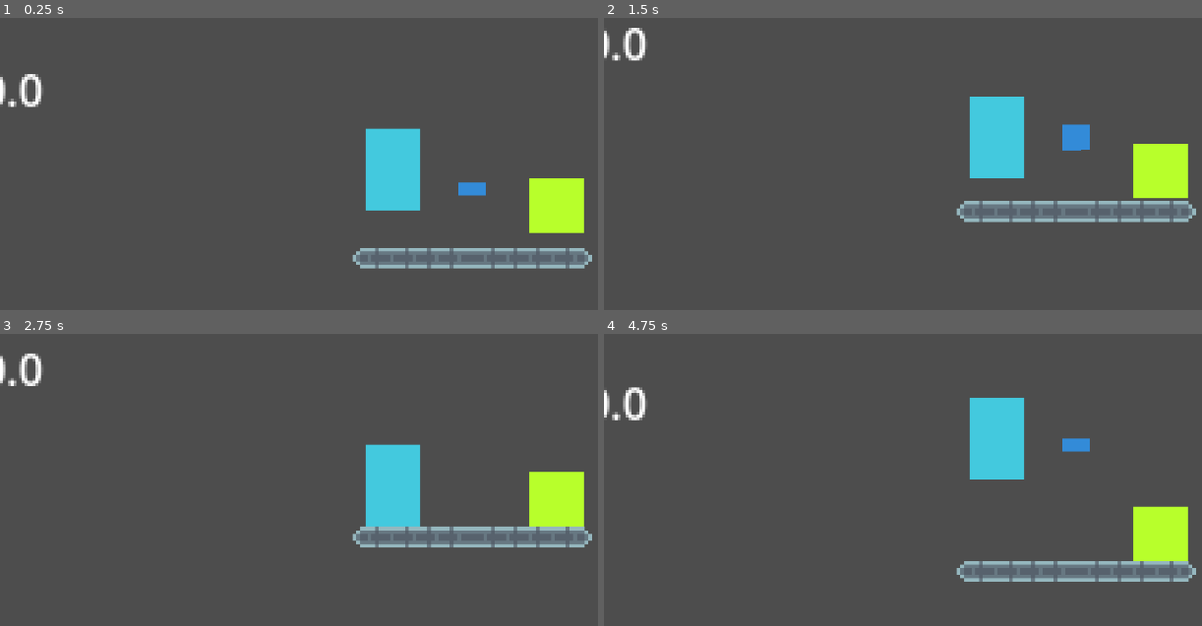
Above: before the commit, frames 1-4 (two rows, left to right).
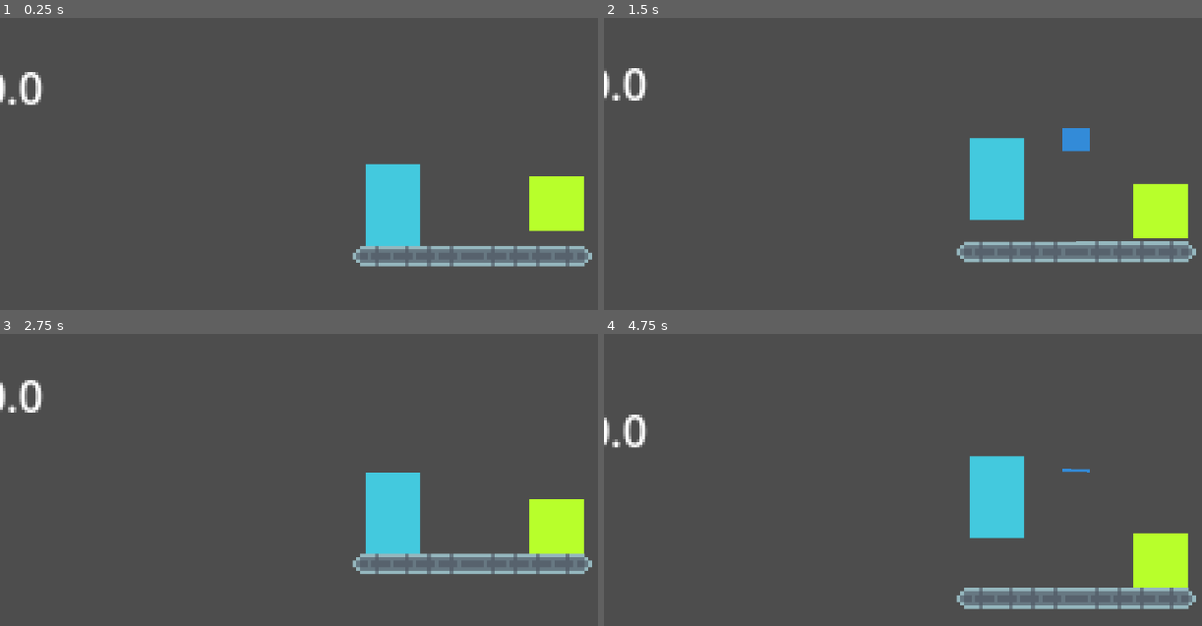
Above: after the commit, the same moments.

Repository: HercMakesThings/godot_platformer_study
Game: Godot game, scene res://scenes/game.tscn
Same seed, same stepped clock (60 frames per second), same inputs: the game is played once before the commit and once after it.
Inputs (mouse positions are in pixels of both pictures, inside the frame that each line leads up to):
- Up to frame 1 (0.25 s): no input
- Up to frame 2 (1.5 s): move the mouse to (1172, 79) at 0.52 s; press the mouse at (1172, 79) at 0.53 s; hold D (run_right_test) from 0.53 s (still down); tap W (up_input_test) at 0.77 s; move the mouse to (837, 123) at 1.27 s; release the mouse at (837, 123) at 1.28 s; tap Space (btn_3) at 1.35 s
- Up to frame 3 (2.75 s): tap W (up_input_test) at 1.52 s; move the mouse to (outside the picture) at 2.02 s; release D (run_right_test) at 2.03 s; press the mouse at (outside the picture) at 2.03 s; hold A (run_left_test) from 2.03 s (still down)
- Up to frame 4 (4.75 s): move the mouse to (956, 503) at 2.77 s; release A (run_left_test) at 2.78 s; release the mouse at (956, 503) at 2.78 s; hold D (run_right_test) 2.78-4.28 s; tap Space (btn_3) at 2.85, 4.35 s; tap W (up_input_test) at 3.02, 3.77, 4.52 s; move the mouse to (outside the picture) at 3.52 s; press the mouse at (outside the picture) at 3.53 s; move the mouse to (759, 348) at 4.27 s; release the mouse at (759, 348) at 4.28 s; hold A (run_left_test) from 4.28 s (still down)

The runs differ from the first frame. In frame 1, 3.9% of the frame differs, in the area x 0-100%, y 18-86%; in frame 2, 10%; in frame 3, 8.4%; in frame 4, 11%, in the area x 0-100%, y 18-95%.

Commit message:
updates to new player controller including crouch and platform fallthrough

Diff:
--- a/scenes/crawler_enemy.tscn
+++ b/scenes/crawler_enemy.tscn
@@ -2,7 +2,7 @@
 
 [ext_resource type="Script" uid="uid://djsso6yvcm66h" path="res://scripts/crawler_enemy.gd" id="1_avvfv"]
 [ext_resource type="PackedScene" uid="uid://b58d3k3tt4jsm" path="res://scenes/hurtbox.tscn" id="1_umd2w"]
-[ext_resource type="Script" uid="uid://b8k7fqf1utbjk" path="res://scenes/crawler_fsm_lite.gd" id="3_y4yga"]
+[ext_resource type="Script" uid="uid://b8k7fqf1utbjk" path="res://scripts/crawler_fsm_lite.gd" id="3_y4yga"]
 [ext_resource type="PackedScene" uid="uid://cljnxyafc2rqu" path="res://scenes/hitbox_basic.tscn" id="4_qc2gs"]
 [ext_resource type="Script" uid="uid://74ctiqofli1i" path="res://scripts/health_manager.gd" id="5_btfn5"]
 [ext_resource type="Script" uid="uid://bjx5rtki0usbf" path="res://scripts/stamina_manager.gd" id="6_k8l7y"]
--- a/scenes/game.tscn
+++ b/scenes/game.tscn
@@ -5,7 +5,7 @@
 [ext_resource type="Script" uid="uid://daqmmkqbywlws" path="res://scripts/platform_manager.gd" id="3_p57ef"]
 [ext_resource type="Script" uid="uid://b1tkw1yxmq21m" path="res://scripts/test_label.gd" id="4_0tnpc"]
 [ext_resource type="PackedScene" uid="uid://dmxyajsvknhfv" path="res://scenes/platform_basic_1.tscn" id="4_c31sl"]
-[ext_resource type="Script" uid="uid://by62tcho3drwi" path="res://scenes/label_2.gd" id="5_vtaks"]
+[ext_resource type="Script" uid="uid://by62tcho3drwi" path="res://scripts/label_2.gd" id="5_vtaks"]
 [ext_resource type="PackedScene" uid="uid://nj581ku4ihqa" path="res://scenes/enemy_basic.tscn" id="5_whekb"]
 [ext_resource type="PackedScene" uid="uid://bbpdo7iuex73c" path="res://scenes/crawler_enemy.tscn" id="8_gee14"]
 [ext_resource type="PackedScene" uid="uid://dx1h5gjrv33tf" path="res://scenes/player_new.tscn" id="10_vtaks"]
@@ -293,6 +293,7 @@
 position_smoothing_enabled = true
 
 [node name="PlatformManager" type="Node" parent="." unique_id=477527982]
+unique_name_in_owner = true
 script = ExtResource("3_p57ef")
 
 [node name="platform_basic1" parent="PlatformManager" unique_id=1654590033 instance=ExtResource("4_c31sl")]
--- a/scenes/hurtbox.tscn
+++ b/scenes/hurtbox.tscn
@@ -1,8 +1,8 @@
-[gd_scene load_steps=2 format=3 uid="uid://b58d3k3tt4jsm"]
+[gd_scene format=3 uid="uid://b58d3k3tt4jsm"]
 
-[ext_resource type="Script" uid="uid://lpgo7mxv0d5h" path="res://scenes/hurtbox.gd" id="1_ksusc"]
+[ext_resource type="Script" uid="uid://lpgo7mxv0d5h" path="res://scripts/hurtbox.gd" id="1_ksusc"]
 
-[node name="Hurtbox" type="Area2D"]
+[node name="Hurtbox" type="Area2D" unique_id=1139511641]
 script = ExtResource("1_ksusc")
 
 [connection signal="area_entered" from="." to="." method="_on_hurtbox_area_entered"]
--- a/scenes/player.tscn
+++ b/scenes/player.tscn
@@ -7,12 +7,12 @@
 [ext_resource type="Texture2D" uid="uid://2onqcbrn74pl" path="res://assets/sprites/flushy/pixel_flushy_attack_basic-Sheet.png" id="3_ruck4"]
 [ext_resource type="Texture2D" uid="uid://cvhcrhfww147f" path="res://assets/sprites/flushy/pixel_flushy_og_pose_crouching_tilesheet_1.png" id="4_v544x"]
 [ext_resource type="Script" uid="uid://cpghhskwanncd" path="res://scripts/finite_state_machine.gd" id="5_1ug4c"]
-[ext_resource type="Script" uid="uid://dd8uvplvl3ube" path="res://scenes/sprite_position_util.gd" id="5_sssnf"]
+[ext_resource type="Script" uid="uid://dd8uvplvl3ube" path="res://scripts/sprite_position_util.gd" id="5_sssnf"]
 [ext_resource type="Script" uid="uid://drkb5h5g84baj" path="res://scripts/player_idle.gd" id="6_aa1a6"]
 [ext_resource type="Script" uid="uid://b466miesvd52v" path="res://scripts/player_move.gd" id="7_so2gr"]
 [ext_resource type="Script" uid="uid://c3f3d7l6wnc0i" path="res://scripts/PlayerInAir.gd" id="8_rwgix"]
 [ext_resource type="Script" uid="uid://cns3mmiksvaoq" path="res://scripts/player_jump_squat.gd" id="9_hhvrr"]
-[ext_resource type="Script" uid="uid://cw3v52ingi21a" path="res://scenes/PlayerBasicAttack.gd" id="10_q08rp"]
+[ext_resource type="Script" uid="uid://cw3v52ingi21a" path="res://scripts/PlayerBasicAttack.gd" id="10_q08rp"]
 [ext_resource type="PackedScene" uid="uid://cl6f5342w14nm" path="res://scenes/hitbox.tscn" id="12_3dntq"]
 [ext_resource type="Script" uid="uid://cw7bktwj8pyga" path="res://scripts/PlayerDamaged.gd" id="12_7jsp1"]
 [ext_resource type="Script" uid="uid://ctsnqj18q7q2p" path="res://scripts/PlayerAirDodge.gd" id="13_7gau2"]
--- a/scenes/player_new.tscn
+++ b/scenes/player_new.tscn
@@ -1,34 +1,42 @@
 [gd_scene format=3 uid="uid://dx1h5gjrv33tf"]
 
-[ext_resource type="Script" uid="uid://bogxgk5lblv72" path="res://scenes/player_new.gd" id="1_vjt3m"]
+[ext_resource type="Script" uid="uid://bogxgk5lblv72" path="res://scripts/player_new.gd" id="1_vjt3m"]
+[ext_resource type="Script" uid="uid://b7nwpiqypj75k" path="res://scripts/environment_collision_box.gd" id="2_q1g3e"]
 [ext_resource type="Script" uid="uid://bjk4djbuag7os" path="res://scripts/input_game_component.gd" id="2_wm45n"]
 [ext_resource type="Script" uid="uid://lgo3he6gsmg5" path="res://scripts/movement_component.gd" id="3_b288l"]
-[ext_resource type="Script" uid="uid://lpgo7mxv0d5h" path="res://scenes/hurtbox.gd" id="4_d2bp7"]
+[ext_resource type="Script" uid="uid://lpgo7mxv0d5h" path="res://scripts/hurtbox.gd" id="4_d2bp7"]
 [ext_resource type="Script" uid="uid://74ctiqofli1i" path="res://scripts/health_manager.gd" id="5_8tn2v"]
 [ext_resource type="Script" uid="uid://bjx5rtki0usbf" path="res://scripts/stamina_manager.gd" id="6_6ljwu"]
 [ext_resource type="Script" uid="uid://bp5b6dbhlfcej" path="res://scripts/player_vel_vis.gd" id="7_6ljwu"]
+[ext_resource type="Script" uid="uid://bspltfusgi8q8" path="res://scripts/orientation_visualizer.gd" id="8_gvpj1"]
 
 [sub_resource type="CapsuleShape2D" id="CapsuleShape2D_dsvhw"]
 radius = 8.0
 height = 24.0
 
 [sub_resource type="CapsuleShape2D" id="CapsuleShape2D_8tn2v"]
+height = 32.0
 
 [sub_resource type="CanvasTexture" id="CanvasTexture_gvpj1"]
 specular_color = Color(0.408699, 0.692188, 0.907185, 1)
 
 [node name="PlayerNew" type="CharacterBody2D" unique_id=1831211902]
+collision_layer = 9
+collision_mask = 13
 script = ExtResource("1_vjt3m")
 
 [node name="EnvironmentCollisionBox" type="CollisionShape2D" parent="." unique_id=1721981752]
 unique_name_in_owner = true
-position = Vector2(0, -12)
+position = Vector2(0, 2.86)
 shape = SubResource("CapsuleShape2D_dsvhw")
+script = ExtResource("2_q1g3e")
 
-[node name="ColorRect" type="ColorRect" parent="." unique_id=531971473]
-offset_left = -10.0
-offset_top = -30.0
-offset_right = 10.0
+[node name="PlaceholderModel" type="ColorRect" parent="." unique_id=531971473]
+offset_left = 10.0
+offset_top = 15.0
+offset_right = 30.0
+offset_bottom = 45.0
+rotation = 3.1415927
 color = Color(0.261, 0.78880006, 0.87, 1)
 
 [node name="InputGameComponent" type="Node" parent="." unique_id=1858147607]
@@ -36,11 +44,13 @@
 script = ExtResource("2_wm45n")
 metadata/_custom_type_script = "uid://bjk4djbuag7os"
 
-[node name="MovementComponent" type="Node" parent="." unique_id=1645521682 node_paths=PackedStringArray("body", "model", "contact_point")]
+[node name="MovementComponent" type="Node" parent="." unique_id=1645521682 node_paths=PackedStringArray("body", "model", "hurtbox", "ecb", "contact_point")]
 unique_name_in_owner = true
 script = ExtResource("3_b288l")
 body = NodePath("..")
-model = NodePath("../ColorRect")
+model = NodePath("../PlaceholderModel")
+hurtbox = NodePath("../Hurtbox")
+ecb = NodePath("../EnvironmentCollisionBox")
 contact_point = NodePath("../FloorContactRay")
 metadata/_custom_type_script = "uid://lgo3he6gsmg5"
 
@@ -50,14 +60,12 @@
 metadata/_custom_type_script = "uid://lpgo7mxv0d5h"
 
 [node name="CollisionShape2D" type="CollisionShape2D" parent="Hurtbox" unique_id=2005719371]
-position = Vector2(0, -15)
 shape = SubResource("CapsuleShape2D_8tn2v")
 debug_color = Color(0.59771556, 0.53621024, 0.27772722, 0.41960785)
 
 [node name="FloorContactRay" type="RayCast2D" parent="." unique_id=1623635467]
 unique_name_in_owner = true
-position = Vector2(0, -10)
-target_position = Vector2(0, 10)
+target_position = Vector2(0, 15)
 collide_with_areas = true
 
 [node name="HealthManager" type="Node" parent="." unique_id=1887605533]
@@ -77,3 +85,10 @@
 default_color = Color(0.201004, 0.544663, 0.844904, 1)
 texture = SubResource("CanvasTexture_gvpj1")
 script = ExtResource("7_6ljwu")
+
+[node name="OrientationVisualizer" type="RayCast2D" parent="." unique_id=745393792 node_paths=PackedStringArray("body")]
+position = Vector2(0, -13)
+target_position = Vector2(24, 0)
+script = ExtResource("8_gvpj1")
+body = NodePath("..")
+metadata/_custom_type_script = "uid://bspltfusgi8q8"
--- /dev/null
+++ b/scripts/environment_collision_box.gd
@@ -0,0 +1 @@
+class_name EnvironmentCollisionBox extends CollisionShape2D
--- a/scripts/movement_component.gd
+++ b/scripts/movement_component.gd
@@ -10,9 +10,12 @@
 ## TODO: May refactor to signals instead
 #@export var model: Node2D
 @export var model: Node
+@export var hurtbox: Hurtbox
+@export var ecb: EnvironmentCollisionBox
 @export var contact_point: RayCast2D
 
 @export var dash_speed := 50.0
+@export var dash_time := 16
 @export var walk_speed := 15.0
 @export var run_speed := 50.0
 @export var MAX_SPEED := 150.0
@@ -27,18 +30,18 @@
 @export var TERMINAL_VELOCITY := 350.0
 @export var extra_jump := 1
 
-@export var dash_time := 8
 var hard_press_thresh := 0.8
 var deadzone := 0.15
+var crouch_thresh := 0.15
 
 #var GRAVITY = ProjectSettings.get_setting("physics/2d/default_gravity")
-@export var GRAVITY := 4.0
+@export var GRAVITY := 8.0
 var gravity: float
 
 var will_jump := false
 var on_ground: bool
 
-@export var decel := 200.0
+@export var decel := 400.0
 var accel := Vector2.ZERO
 #var air_accel := Vector2.ZERO
 var dir_normalized := Vector2i.ZERO
@@ -47,6 +50,7 @@
 enum MoveState {IDLE, WALK, DASH, RUN, RUNTURN, JUMPSQUAT, AIRBORNE, LANDLAG, CROUCH}
 var current_state: MoveState
 var frame: int
+var is_on_platform: bool
 
 func _ready() -> void:
 	current_state = MoveState.IDLE if body.is_on_floor() else MoveState.AIRBORNE
@@ -64,6 +68,13 @@
 			model.flip_h = true
 		elif orientation == 1:
 			model.flip_h = false
+	if current_state != MoveState.CROUCH:
+		if model is ColorRect && model.size.y < 30:
+			model.size.y = 30
+		hurtbox.find_child("CollisionShape2D").scale.y = 1
+		hurtbox.find_child("CollisionShape2D").position.y = 0
+		#if ecb.disabled && !body.is_on_floor():
+			#ecb.disabled = false
 
 	if (current_state == MoveState.WALK ||
 		current_state == MoveState.DASH ||
@@ -74,13 +85,41 @@
 			orientation = 1
 		elif direction.x < 0.0:
 			orientation = -1
-	print("curr state val: " + str(current_state))
-	print("direction.x: " + str(direction.x))
-	print("orientation: " + str(orientation))
+	#print("curr state val: " + str(current_state))
+	#print("direction.x: " + str(direction.x))
+	print("direction.y: " + str(direction.y))
+	#print("orientation: " + str(orientation))
+	print("full crouch threshold: " + str(-deadzone + -crouch_thresh))
+
+	if body.is_on_floor():
+		if !on_ground:
+			if !contact_point.is_colliding():
+				change_state(MoveState.IDLE)
+			else:
+				change_state(MoveState.LANDLAG)
+		on_ground = true
+		if extra_jump == 0:
+			extra_jump = 1
+	else:
+		on_ground = false
+		if !contact_point.is_colliding():
+			ecb.disabled = false
 
 	handle_state(current_state, delta)
+
 	frame = frame + 1
 	print("current movement state: " + str(MoveState.keys()[current_state]))
+
+	if (current_state == MoveState.WALK ||
+		current_state == MoveState.DASH ||
+		current_state == MoveState.RUN ||
+		current_state == MoveState.CROUCH):
+		if abs(direction.x) < deadzone:
+			body.velocity.x = move_toward(body.velocity.x, 0.0, decel * delta)
+			if body.velocity.x == 0.0 && current_state != MoveState.CROUCH:
+				change_state(MoveState.IDLE)
+				print("current movement state: " + str(MoveState.keys()[current_state]))
+				return
 
 func change_state(new: MoveState):
 	current_state = new
@@ -95,12 +134,15 @@
 				if abs(direction.x) > deadzone:
 					change_state(MoveState.WALK)
 					return
+				body.velocity.x = move_toward(body.velocity.x, 0, 5)
+				accel = accel.lerp(Vector2(0,0), 1)
 				if will_jump:
 					will_jump = false
 					change_state(MoveState.JUMPSQUAT)
 					return
-				body.velocity.x = move_toward(body.velocity.x, 0, 5)
-				accel = accel.lerp(Vector2(0,0), 1)
+				if direction.y <= -deadzone + -crouch_thresh:
+					change_state(MoveState.CROUCH)
+					return
 			else:
 				on_ground = false
 				change_state(MoveState.AIRBORNE)
@@ -124,48 +166,18 @@
 				if abs(direction.x) < deadzone:
 					change_state(MoveState.IDLE)
 					return
-			else:
-				on_ground = false
-				change_state(MoveState.AIRBORNE)
-				return
-		MoveState.DASH:
-			if body.is_on_floor():
-				if model is AnimatedSprite2D:
-					if orientation == -1:
-						model.play("walk_left")
-					elif orientation == 1:
-						model.play("walk_right")
-				if body.velocity.x < MAX_SPEED:
-					apply_force(Vector2(dash_speed, 0))
-					apply_accel(delta)
-				else:
-					body.velocity.x = MAX_SPEED * orientation
-				if frame >= dash_time:
-					if abs(direction.x) >= hard_press_thresh:
-						change_state(MoveState.RUN)
-						return
-					elif abs(direction.x) > deadzone:
-						change_state(MoveState.WALK)
-						return
-					else:
-						change_state(MoveState.IDLE)
-						return
-				else:
-					if abs(direction.x) < hard_press_thresh && abs(direction.x) > deadzone:
-						change_state(MoveState.WALK)
-						return
-					elif abs(direction.x) < deadzone:
-						change_state(MoveState.IDLE)
-						return
 				if will_jump:
 					will_jump = false
 					change_state(MoveState.JUMPSQUAT)
 					return
-			else:
-				on_ground = false
-				change_state(MoveState.AIRBORNE)
-				return
-		MoveState.RUN:
+				if direction.y < -deadzone + -crouch_thresh:
+					change_state(MoveState.CROUCH)
+					return
+			else:
+				on_ground = false
+				change_state(MoveState.AIRBORNE)
+				return
+		MoveState.DASH:
 			if body.is_on_floor():
 				if model is AnimatedSprite2D:
 					if orientation == -1:
@@ -177,10 +189,60 @@
 					apply_accel(delta)
 				#else:
 					#body.velocity.x = MAX_SPEED * orientation
-				if abs(direction.x) > deadzone && abs(direction.x) < hard_press_thresh:
-					change_state(MoveState.WALK)
-					return
-				#elif abs(direction.x) < deadzone:
+				if direction.dot(body.velocity) < 0:
+					#body.velocity.x *= -1
+					#frame = 0
+					body.velocity.x = 0
+					change_state(MoveState.IDLE)
+					return
+				if frame >= dash_time:
+					if abs(direction.x) >= hard_press_thresh:
+						change_state(MoveState.RUN)
+						return
+					elif abs(direction.x) > deadzone:
+						change_state(MoveState.WALK)
+						return
+					else:
+						change_state(MoveState.IDLE)
+						return
+				#else:
+					#if abs(direction.x) < hard_press_thresh && abs(direction.x) > deadzone:
+						#change_state(MoveState.WALK)
+						#return
+					#elif abs(direction.x) < deadzone:
+						#change_state(MoveState.IDLE)
+						#return
+				if will_jump:
+					will_jump = false
+					change_state(MoveState.JUMPSQUAT)
+					return
+				if direction.y < -deadzone + -crouch_thresh:
+					change_state(MoveState.CROUCH)
+					return
+			else:
+				on_ground = false
+				change_state(MoveState.AIRBORNE)
+				return
+		MoveState.RUN:
+			if body.is_on_floor():
+				if model is AnimatedSprite2D:
+					if orientation == -1:
+						model.play("walk_left")
+					elif orientation == 1:
+						model.play("walk_right")
+				if abs(body.velocity.x) < MAX_SPEED:
+					apply_force(Vector2(dash_speed, 0))
+					apply_accel(delta)
+				#else:
+					#body.velocity.x = MAX_SPEED * orientation
+				#if abs(direction.x) > deadzone && abs(direction.x) < hard_press_thresh:
+					#if direction.dot(body.velocity) < 0:
+						#change_state(MoveState.RUNTURN)
+						#return
+					#else:
+						#change_state(MoveState.WALK)
+						#return
+				#if abs(direction.x) < deadzone:
 					#change_state(MoveState.IDLE)
 					#return
 				#elif (direction.x * orientation) < 0:
@@ -190,6 +252,9 @@
 				if will_jump:
 					will_jump = false
 					change_state(MoveState.JUMPSQUAT)
+					return
+				if direction.y < -deadzone + -crouch_thresh:
+					change_state(MoveState.CROUCH)
 					return
 			else:
 				on_ground = false
@@ -205,15 +270,22 @@
 				#if abs(direction.x) > deadzone && abs(direction.x) < hard_press_thresh:
 					#change_state(MoveState.WALK)
 					#return
-				elif abs(direction.x) < deadzone:
+				if abs(direction.x) < deadzone:
 					change_state(MoveState.IDLE)
 					return
+				#elif body.velocity.x == 0.0:
+					#change_state(MoveState.RUN)
+					#return
 				if will_jump:
 					will_jump = false
 					change_state(MoveState.JUMPSQUAT)
 					return
-				if direction == Vector2.ZERO or direction.dot(body.velocity) < 0:
+				#if direction == Vector2.ZERO or direction.dot(body.velocity) < 0:
+				if direction.dot(body.velocity) < 0:
 					body.velocity = body.velocity.move_toward(Vector2.ZERO, decel * delta)
+				elif body.velocity.x == 0.0:
+					change_state(MoveState.RUN)
+					return
 				#else:
 					#body.velocity = body.velocity.move_toward(Vector2(orientation * dash_speed, 0), accel.x * delta)
 			else:
@@ -264,12 +336,13 @@
 				elif direction.dot(body.velocity) < 0:
 					#apply_force(Vector2(dash_speed*0.005, 0))
 					#apply_accel(delta)
-					body.velocity = body.velocity.move_toward(Vector2.ZERO, decel * delta)
+					body.velocity = body.velocity.move_toward(Vector2.ZERO, decel * delta * 5)
 				#else:
 					#body.velocity.x = MAX_SPEED * orientation
 				if abs(direction.x) < deadzone:
 					body.velocity.x = move_toward(body.velocity.x, 0, abs(body.velocity.x*0.05))
 					#body.velocity.x = move_toward(body.velocity.x, 0, 2)
+				is_on_platform = false
 				apply_gravity()
 		MoveState.LANDLAG:
 			if body.is_on_floor():
@@ -278,12 +351,32 @@
 				if frame >= LANDING_LAG:
 					change_state(MoveState.IDLE)
 					return
+				else:
+					body.velocity = body.velocity.lerp(Vector2(0,0), 0.1)
 			else:
 				on_ground = false
 				change_state(MoveState.AIRBORNE)
 				return
 		MoveState.CROUCH:
-			print("state is in crouch")
+			if body.is_on_floor():
+				if model is AnimatedSprite2D:
+					model.play("idle")
+				if model is ColorRect:
+					model.size.y = 15
+				hurtbox.find_child("CollisionShape2D").scale.y = 0.5
+				hurtbox.find_child("CollisionShape2D").position.y = 8.15
+				if is_on_platform:
+					if ecb.disabled:
+						ecb.disabled = false
+						return
+					ecb.disabled = true
+				if direction.y >= -deadzone + -crouch_thresh:
+					change_state(MoveState.IDLE)
+					return
+			else:
+				on_ground = false
+				change_state(MoveState.AIRBORNE)
+				return
 
 func apply_gravity(extra: float = 0) -> void:
 	if body.velocity.y < TERMINAL_VELOCITY:
--- /dev/null
+++ b/scripts/orientation_visualizer.gd
@@ -0,0 +1,11 @@
+class_name OrientationVisualizer extends RayCast2D
+
+@export var body: CharacterBody2D
+
+func _physics_process(_delta: float):
+	if body == null:
+		return
+	if body.movement_component.orientation == -1:
+		target_position.x = -absf(target_position.x)
+	elif body.movement_component.orientation == 1:
+		target_position.x = absf(target_position.x)
--- a/scripts/platform_basic.gd
+++ b/scripts/platform_basic.gd
@@ -13,13 +13,13 @@
 	pass
 
 func _physics_process(delta):
-	var overlapping_areas = area.get_overlapping_areas()
-	#print(overlapping_areas)
-	for a in overlapping_areas:
-		#print(a)
-		#if a.name == "Hurtbox":
-		if a && a.name == "Hurtbox":
-			_pl_colliding_with_platform.emit(true, a)
+	if area.has_overlapping_areas():
+		var overlapping_areas = area.get_overlapping_areas()
+		#print(overlapping_areas)
+		for a in overlapping_areas:
+			#print(a.name)
+			if a && a.name == "Hurtbox":
+				_pl_colliding_with_platform.emit(true, a)
 	#print("player direction from platform: %s" % str(player.player_orientation))
 	#print(str(player.find_child("FloorContactRay").is_colliding()))
 	#var player_colliding = player.find_child("FloorContactRay").is_colliding()
--- a/scripts/platform_manager.gd
+++ b/scripts/platform_manager.gd
@@ -4,7 +4,7 @@
 var platforms: Dictionary[String, PlatformBasic] = {}
 #var platforms := Array()
 
-signal _pl_on_platform
+signal _pl_on_platform(platform: PlatformBasic, collider: Area2D)
 
 func _ready():
 	for child in get_children():
@@ -13,7 +13,7 @@
 			child._pl_colliding_with_platform.connect(_on_platform_colliding)
 			#print(child.name)
 
-func _on_platform_colliding(is_colliding, area):
+func _on_platform_colliding(is_colliding: bool, area: Area2D):
 	#if is_colliding && area.name == "Hurtbox":
 	if is_colliding:
 		#print("area... " + area.name)
@@ -32,6 +32,7 @@
 				#print(a)
 				#if a.name == area.name:
 				if a.get_parent() is PlatformBasic:
+					#print(area.get_parent().name)
 					_pl_on_platform.emit(a.get_parent(), area.get_parent())
 				#print("platform name: " + platform + ", collider name: " + area.get_parent().name)
 					#print("platform name: " + a.get_parent().name + ", collider name: " + area.get_parent().name)
--- a/scenes/player_new.gd
+++ b/scripts/player_new.gd
@@ -5,9 +5,12 @@
 @onready var health_manager: HealthManager = %HealthManager
 @onready var stamina_manager: StaminaManager = %StaminaManager
 
+#@onready var platform_manager: PlatformManager = %PlatformManager
+@onready var platform_manager: PlatformManager = $"../PlatformManager"
+
 
 func _ready() -> void:
-	pass
+	platform_manager._pl_on_platform.connect(_on_platform)
 
 func _physics_process(delta: float) -> void:
 	# capture player input
@@ -20,3 +23,7 @@
 	movement_component.tick(delta)
 
 	move_and_slide()
+
+func _on_platform(_platform: PlatformBasic, _collider: CharacterBody2D) -> void:
+	print("on a platform!!")
+	movement_component.is_on_platform = true
Renamed: scenes/PlayerBasicAttack.gd -> scripts/PlayerBasicAttack.gd
Renamed: scenes/PlayerBasicAttack.gd.uid -> scripts/PlayerBasicAttack.gd.uid
Renamed: scenes/crawler_fsm_lite.gd -> scripts/crawler_fsm_lite.gd
Renamed: scenes/crawler_fsm_lite.gd.uid -> scripts/crawler_fsm_lite.gd.uid
Not shown, added: scripts/environment_collision_box.gd.uid
Renamed: scenes/hurtbox.gd -> scripts/hurtbox.gd
Renamed: scenes/hurtbox.gd.uid -> scripts/hurtbox.gd.uid
Renamed: scenes/label_2.gd -> scripts/label_2.gd
Renamed: scenes/label_2.gd.uid -> scripts/label_2.gd.uid
Not shown, added: scripts/orientation_visualizer.gd.uid
Renamed: scenes/player_new.gd.uid -> scripts/player_new.gd.uid
Renamed: scenes/sprite_position_util.gd -> scripts/sprite_position_util.gd
(and 1 more such lines)
